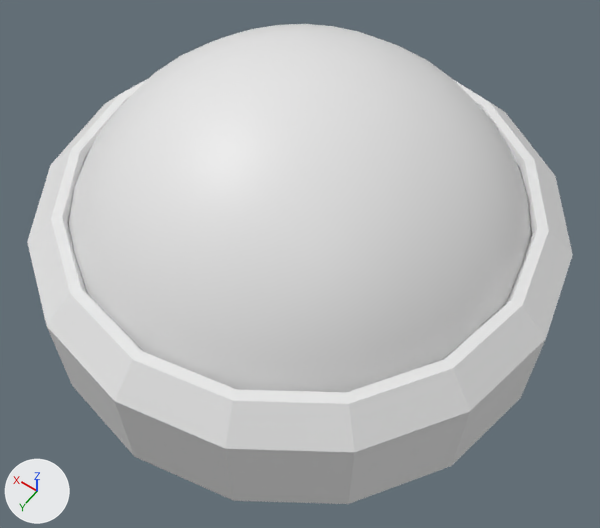
The Blender file assets/3d assets/button/button.blend as it was, and as the next commit left it.
Both versions are drawn from a camera (50 mm lens) standing at (-1.21, 1.7, 2.52) and looking at (-0.12, 0.17, 0.13). Every picture has the same lights, and +X, +Y and +Z are marked at lower left. The first picture is the older version.
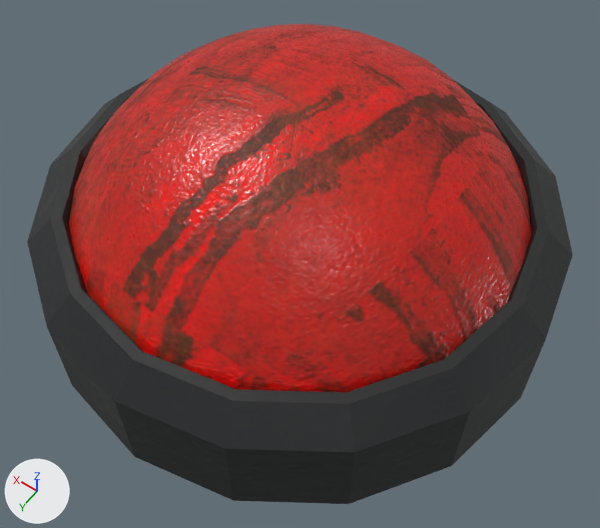
Location of each change, (x1, y1, x2, y2) in pixels of the pictures (600 x 528 px):
'Sphere', recoloured (white to red)
    both: (68, 24, 532, 392)
'Cylinder', recoloured (white to black)
    both: (27, 78, 573, 504)

The change, as a diff of the scene's bpy script:
```diff
--- a/assets/3d assets/button/button.blend.py
+++ b/assets/3d assets/button/button.blend.py
@@ img_defaultmaterial_basecolor_png @@
+img_defaultmaterial_basecolor_png = load_image('DefaultMaterial_BaseColor.png', 'textures/DefaultMaterial_BaseColor.png', 2048, 2048, 'sRGB')
@@ img_defaultmaterial_normal_png @@
+img_defaultmaterial_normal_png = load_image('DefaultMaterial_Normal.png', 'textures/DefaultMaterial_Normal.png', 2048, 2048, 'Non-Color')
@@ img_defaultmaterial_metallic_png @@
+img_defaultmaterial_metallic_png = load_image('DefaultMaterial_Metallic.png', 'textures/DefaultMaterial_Metallic.png', 2048, 2048, 'Non-Color')
@@ img_defaultmaterial_roughness_png @@
+img_defaultmaterial_roughness_png = load_image('DefaultMaterial_Roughness.png', 'textures/DefaultMaterial_Roughness.png', 2048, 2048, 'Non-Color')
@@ mat_material @@
+mat_material = bpy.data.materials.new('Material')
+# uses the picture img_defaultmaterial_basecolor_png
+# uses the picture img_defaultmaterial_metallic_png
+# uses the picture img_defaultmaterial_normal_png
+# uses the picture img_defaultmaterial_roughness_png
@@ me_cylinder @@
 me_cylinder.from_pydata(...)  # 80 vertices, 65 faces; spans x -1.0..1.0, y -1.0..1.0, z -0.2..0.3
+me_cylinder.materials.append(mat_material)
@@ me_sphere @@
 me_sphere.from_pydata(...)  # 193 vertices, 192 faces; spans x -0.84..0.84, y -0.84..0.84, z 0.4..0.94
+me_sphere.materials.append(mat_material)
```
